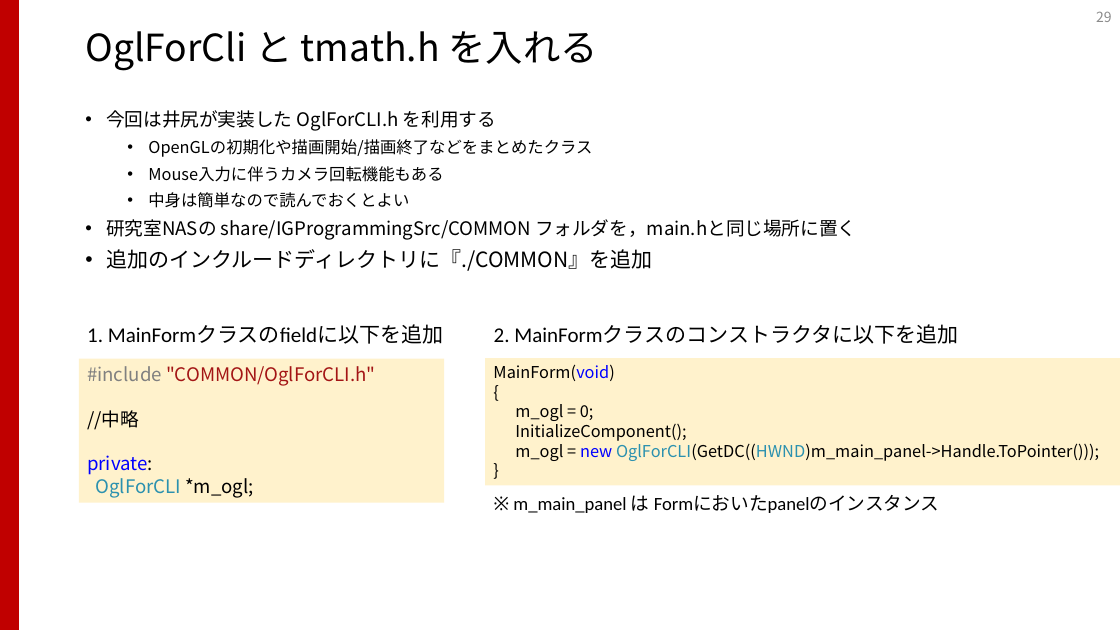
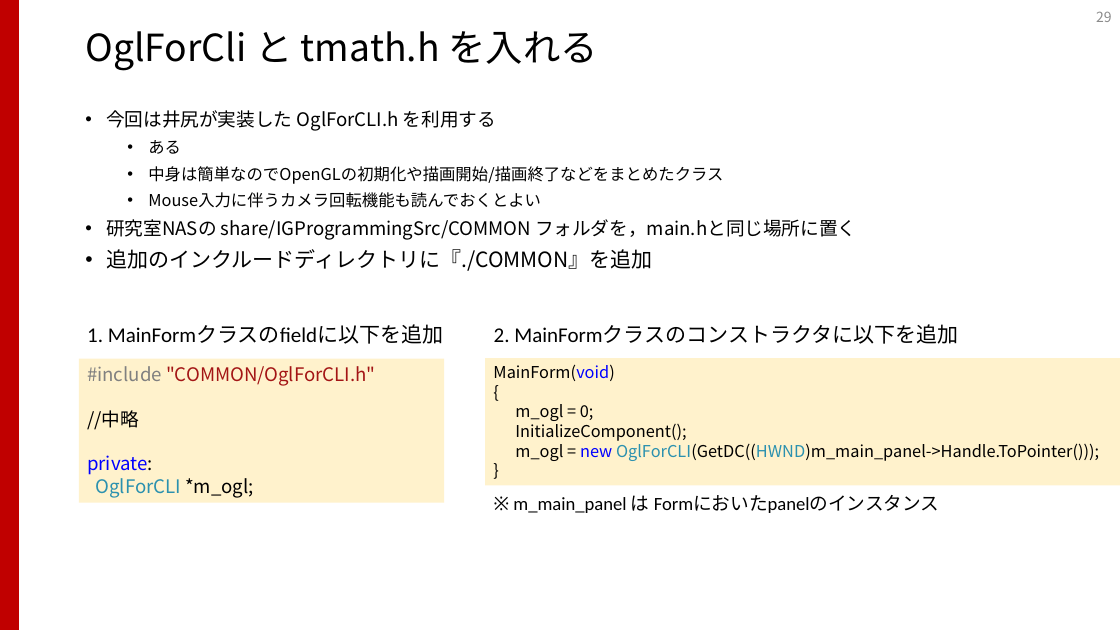
Before and after one commit to shotauedaGit/Element_textures_study, a slide deck: slide 29 of 初回資料.pptx. Drawn at 1120x630 pixels with LibreOffice and Linux fonts; fonts in the diff are those of the drawing. Boxes give left, top, right and bottom in pixels: in the first picture for what was removed or moved away, otherwise in the second. Text is boxed around its words. In the diff, an @@ line names an element or a change of style, - is before the commit and + after.

```diff
--- a/初回資料.pptx
+++ b/初回資料.pptx
@@ text at <box>148,140,723,208</box>: text changed @@
-  • OpenGLの初期化や描画開始/描画終了などをまとめたクラス
-  • Mouse入力に伴うカメラ回転機能もある
-  • 中身は簡単なので読んでおくとよい
+  • ある
+  • 中身は簡単なのでOpenGLの初期化や描画開始/描画終了などをまとめたクラス
+  • Mouse入力に伴うカメラ回転機能も読んでおくとよい
```
Also in this commit, not shown: 1 other file.
